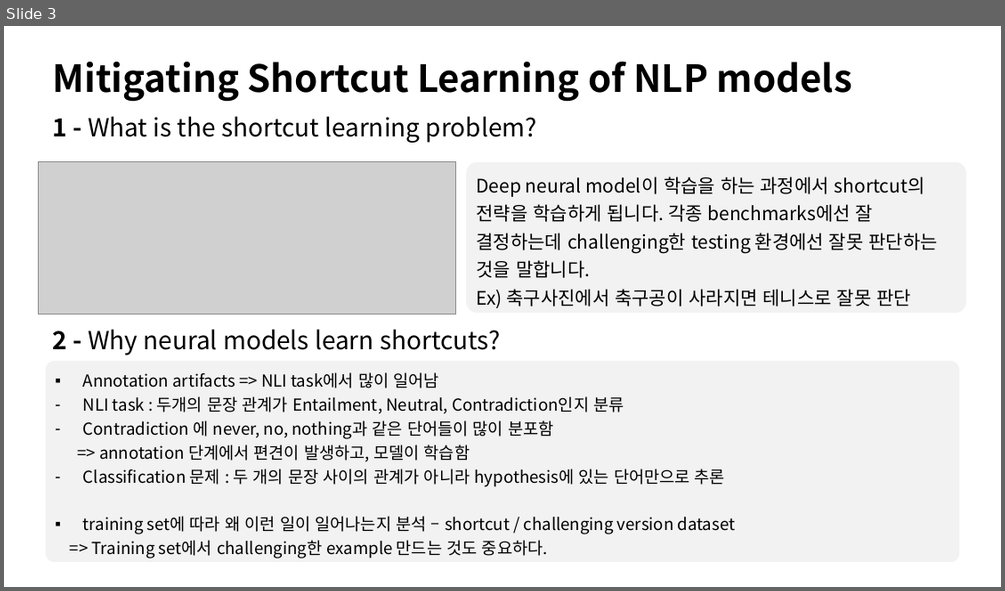
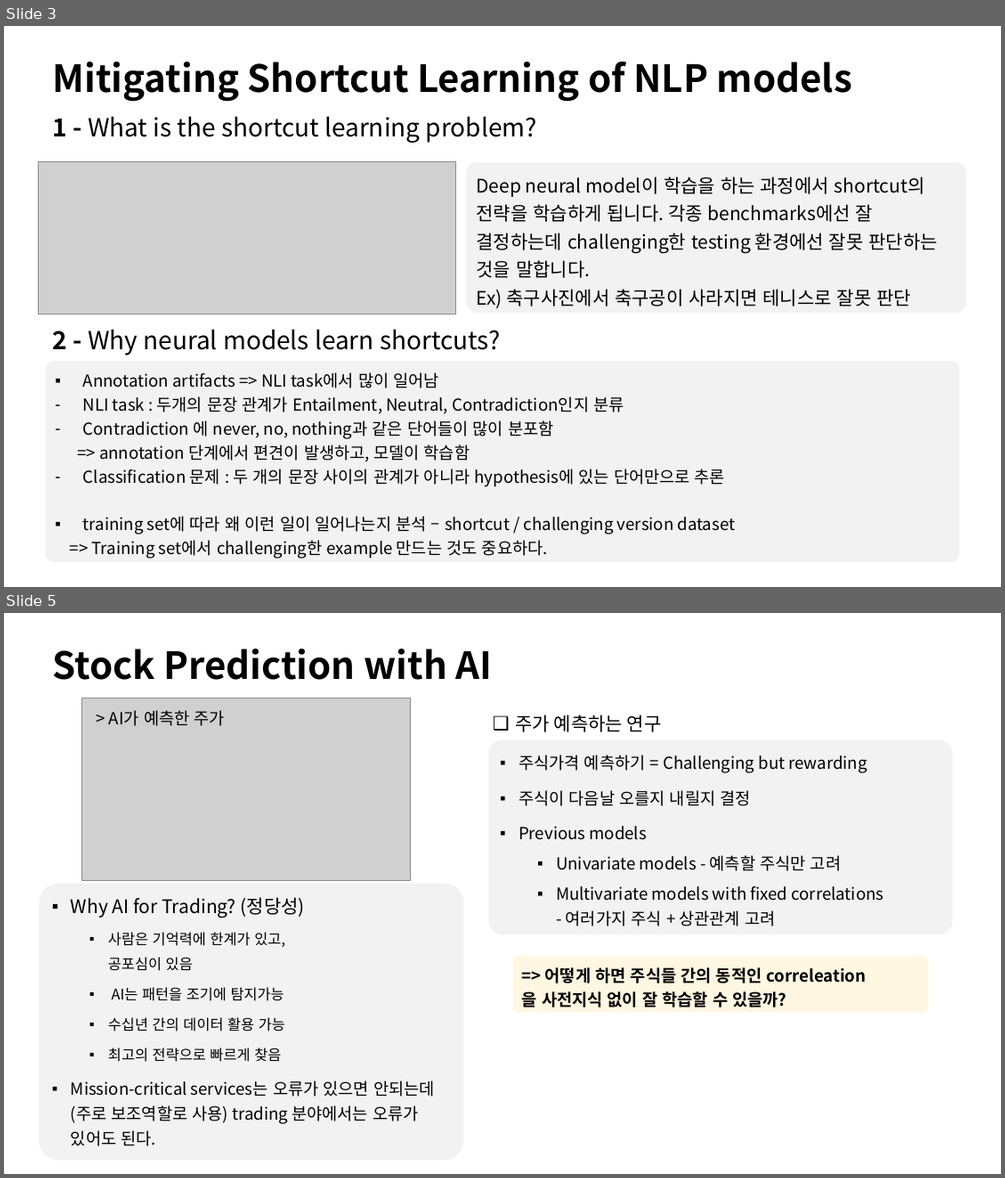
Before and after one commit to sohee98/DeepLearning_study, a slide deck: 미팅 자료/1주차(220316)-세미나영상요약.pptx. Shown one above the other, each under a label of ours: slide 3 before the commit, slides 3 and 5 after it; the slides between them are not shown. The pictures are 1005x591 and 1005x1178 pixels, drawn with LibreOffice and Linux fonts; fonts in the diff are those of the drawing; grey boxes stand for pictures. Boxes give left, top, right and bottom in pixels: in the first picture for what was removed or moved away, otherwise in the second. Text is boxed around its words. In the diff, an @@ line names an element or a change of style, - is before the commit and + after.

```diff
--- a/미팅 자료/1주차(220316)-세미나영상요약.pptx
+++ b/미팅 자료/1주차(220316)-세미나영상요약.pptx
@@ slide 5 added at (4,613,1001,1174), background #FFFFFF @@
@@ title added at (52,649,493,680), 36 pt, text #000000, bold @@
+Stock Prediction with AI
@@ picture added at (81,698,410,881) @@
@@ text added at (109,710,225,726), 16 pt, text #000000 @@
+> AI가 예측한 주가
@@ text added at (516,714,662,732), 18 pt, text #000000 @@
+❑ 주가 예측하는 연구
@@ rounded rectangle added at (488,740,952,934), fill #F2F2F2, 16 pt, text #000000 @@
+▪ 주식가격 예측하기 = Challenging but rewarding
+▪ 주식이 다음날 오를지 내릴지 결정
+▪ Previous models
+  ▪ Univariate models - 예측할 주식만 고려
+  ▪ Multivariate models with fixed correlations
+    - 여러가지 주식 + 상관관계 고려
@@ rounded rectangle added at (39,883,464,1159), fill #F2F2F2, 16 pt, text #000000 @@
+▪ Why AI for Trading? (정당성)
+  ▪ 사람은 기억력에 한계가 있고,
+    공포심이 있음
+  ▪ AI는 패턴을 조기에 탐지가능
+  ▪ 수십년 간의 데이터 활용 가능
+  ▪ 최고의 전략으로 빠르게 찾음
+▪ Mission-critical services는 오류가 있으면 안되는데 (주로 보조역할로 사용) trading 분야에서는 오류가 있어도 된다.
@@ rounded rectangle added at (512,957,928,1013), fill #FFF7E1, 16 pt, text #000000, bold @@
+=> 어떻게 하면 주식들 간의 동적인 correleation을 사전지식 없이 잘 학습할 수 있을까?
```
Also in this commit, not shown: 2 slides changed, 3 other slides added, 2 other files.
